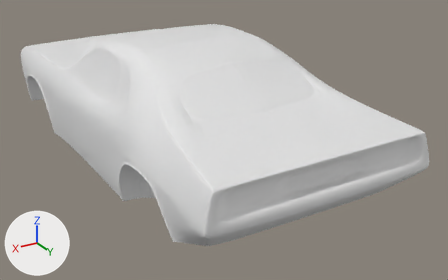
A saved change to the Blender file barracuda.blend.
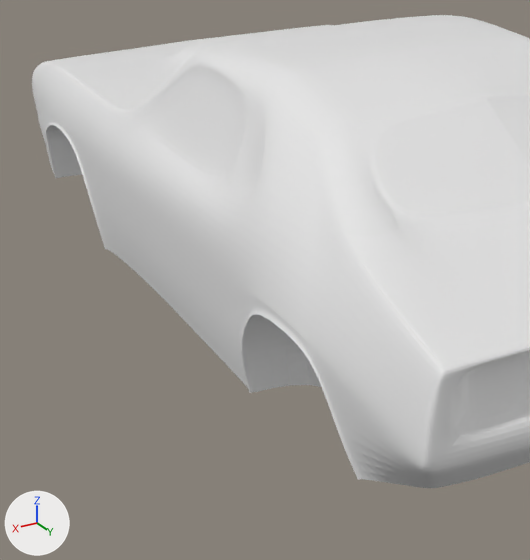
Old and new are each drawn whole from a 50 mm camera at (5.04, 9.97, 5.44) aimed at (-0.68, 0.43, 0.67) and again close up on the part from 1% to 57% of the width and 6% to 100% of the height. The lights are fixed; the arrows at lower left show +X, +Y and +Z.

The first close-up shows 'body'.
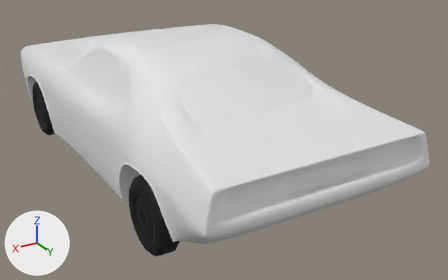
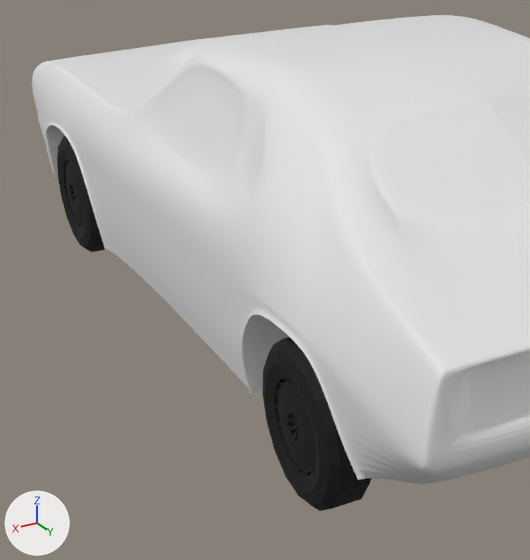
Scene script edits in JSON lines:
```json
{"op": "add", "block": "mat_black_matte", "code": ["mat_black_matte = principled_material('black matte')", "mat_black_matte.base_color = (0.0, 0.0, 0.0)  # black #000000", "mat_black_matte.roughness = 0.8"]}
{"op": "add", "block": "me_circle_001", "code": ["me_circle_001 = bpy.data.meshes.new('Circle.001')", "me_circle_001.from_pydata(...)  # 544 vertices, 516 faces; spans x 1.53..1.89, y -3.57..2.71, z 0.3..1.05", "me_circle_001.materials.append(mat_black_matte)  # black #000000"]}
{"op": "add", "block": "me_circle_006", "code": ["me_circle_006 = bpy.data.meshes.new('Circle.006')", "me_circle_006.from_pydata(...)  # 256 vertices, 256 faces; spans x 1.51..1.91, y -3.83..2.97, z 0.04..1.3", "me_circle_006.materials.append(mat_black_matte)  # black #000000"]}
{"op": "add", "block": "ob_rim", "code": ["ob_rim = bpy.data.objects.new('rim', me_circle_001)", "ob_rim.location = (0.0, 0.0, 0.0)", "_m = ob_rim.modifiers.new('Mirror', 'MIRROR')"]}
{"op": "add", "block": "ob_tyre", "code": ["ob_tyre = bpy.data.objects.new('tyre', me_circle_006)", "ob_tyre.location = (0.0, 0.0, 0.0)", "_m = ob_tyre.modifiers.new('Mirror', 'MIRROR')"]}
```

Pixel boxes (x1, y1, x2, y2) of what changed, in the close-ups (530 x 560 px):
```json
{"object": "tyre", "change": "added", "after": [57, 135, 372, 511], "on screen": "black"}
{"object": "rim", "change": "added", "after": [63, 159, 317, 478], "on screen": "black"}
```
